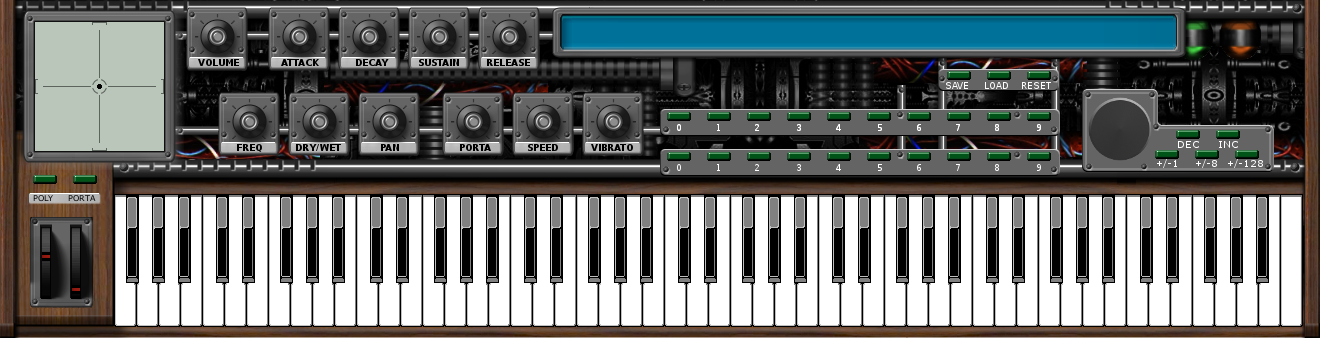
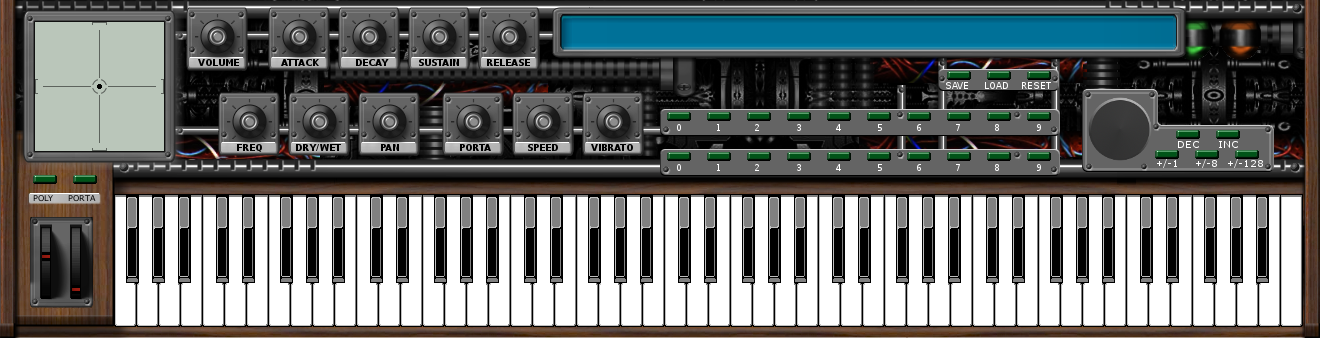
Layers edited between the first and the second 1320x338 image:
removed layer "Pasted Layer" over (677, 124, 1041, 131)
moved "0 1 2 ..." above "NUMBERS" over (677, 124, 1041, 131)
